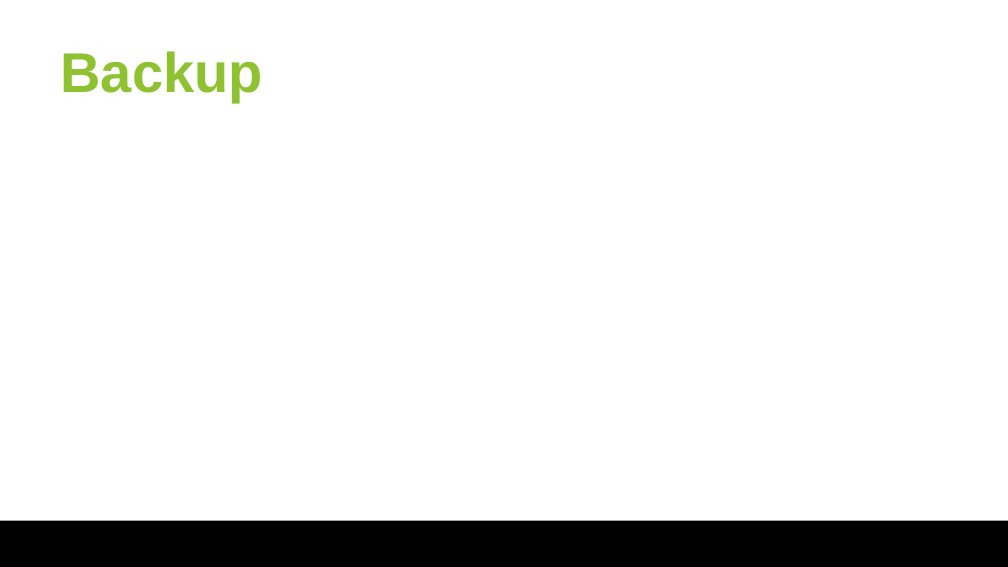
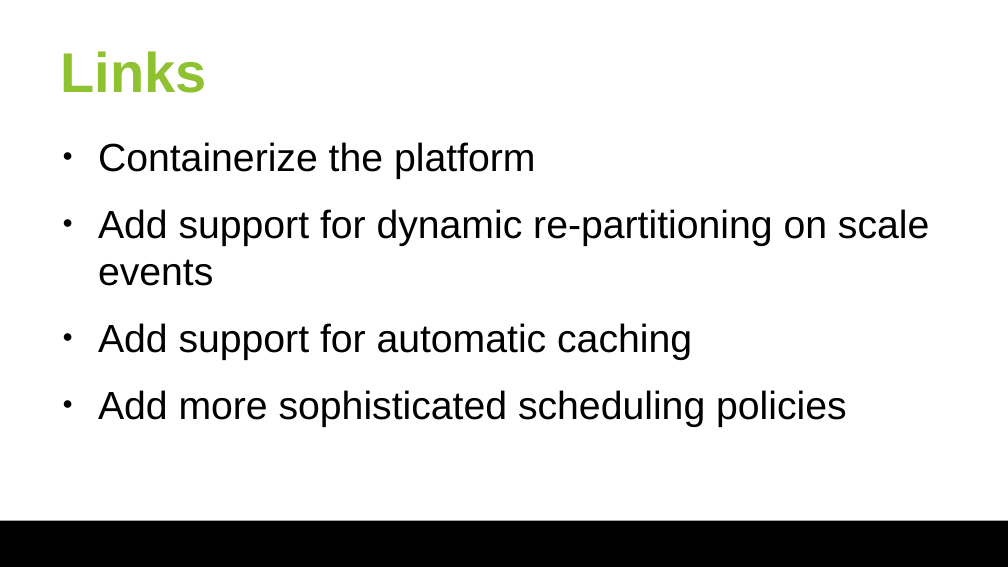
Before and after one commit to huangyibo/spark-summit-18, a slide deck: slide 44 of slides/spark-summit-18.odp. Drawn at 1008x567 pixels with LibreOffice and Linux fonts; fonts in the diff are those of the drawing; background and template pictures are left out. Boxes give left, top, right and bottom in pixels: in the first picture for what was removed or moved away, otherwise in the second. Text is boxed around its words. In the diff, an @@ line names an element or a change of style, - is before the commit and + after.

Commit message:
slides

```diff
--- a/slides/spark-summit-18.odp
+++ b/slides/spark-summit-18.odp
@@ title at (61, 51, 207, 93): text changed @@
-Backup
+Links
@@ text added at (98, 142, 929, 427), 28 pt, text #000000 @@
+● Containerize the platform
+● Add support for dynamic re-partitioning on scale events
+● Add support for automatic caching
+● Add more sophisticated scheduling policies
```
Also in this commit, not shown: 2 other slides changed, 2 slides added, 2 slides removed, 1 other file.
